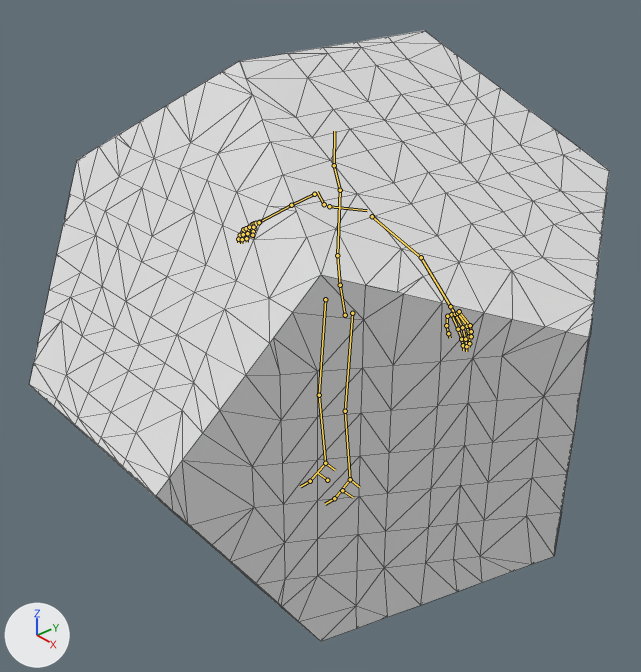
A saved change to the Blender file Assets/Custom Assets/Models/dodecahedron.blend.
Both versions are drawn from a camera (50 mm lens) standing at (5.2, -4.74, 3.74) and looking at (-0.09, -0.11, -0.05). The axes (+X, +Y, +Z) are drawn at lower left. The lights are the same throughout. The bones that bend it are drawn over the model as lines. Mesh edges are drawn as thin lines.

In view in the first picture: 'Solid'.
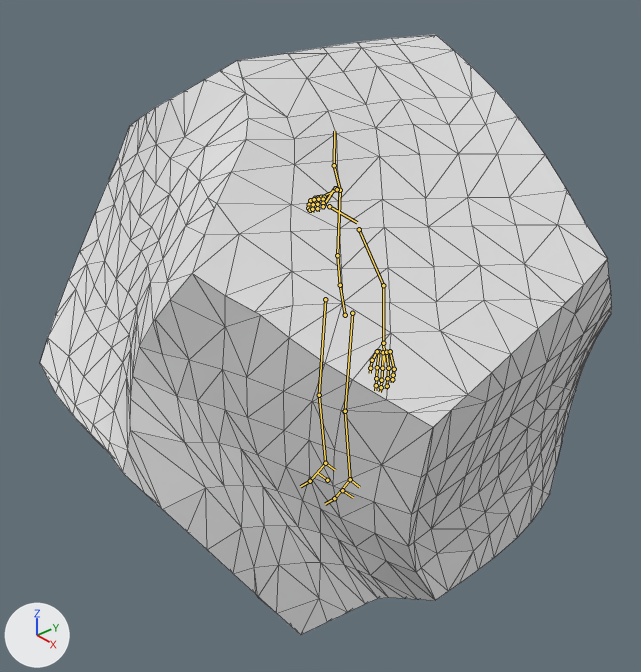
The newer file adds an action. The first version stands in its rest pose; the second is drawn at frame 13 of the action 'no'.

The change, as JSON lines over the scene's bpy script:
```json
{"block": "bone_shoulder_l", "where": "bone_shoulder_l = bpy.data.objects['metarig'].pose.bones['shoulder.L']  # child of 'chest'"}
{"op": "set", "path": "bone_shoulder_l.rotation_euler", "old": "(0.0, 0.0, 0.0)", "new": "(-0.157, 0.0, -0.489)", "note": "degrees (0, 0, 0) -> degrees (-9, 0, -28)"}
{"block": "bone_shoulder_r", "where": "bone_shoulder_r = bpy.data.objects['metarig'].pose.bones['shoulder.R']  # child of 'chest'"}
{"op": "set", "path": "bone_shoulder_r.rotation_euler", "old": "(0.0, 0.0, 0.0)", "new": "(0.14, 0.0, -0.506)", "note": "degrees (0, 0, 0) -> degrees (8, 0, -29)"}
```

Location of each change, [x1, y1, x2, y2] in pixels of the pictures (641 x 672 px):
```json
{"object": "Solid", "change": "posed", "before": [29, 30, 609, 641], "after": [40, 35, 612, 635]}
{"bone": "shoulder.L", "before": "(329, 206) to (367, 210)", "after": "(329, 206) to (357, 222)"}
{"bone": "shoulder.R", "before": "(324, 204) to (317, 191)", "after": "(324, 204) to (335, 187)"}
```
